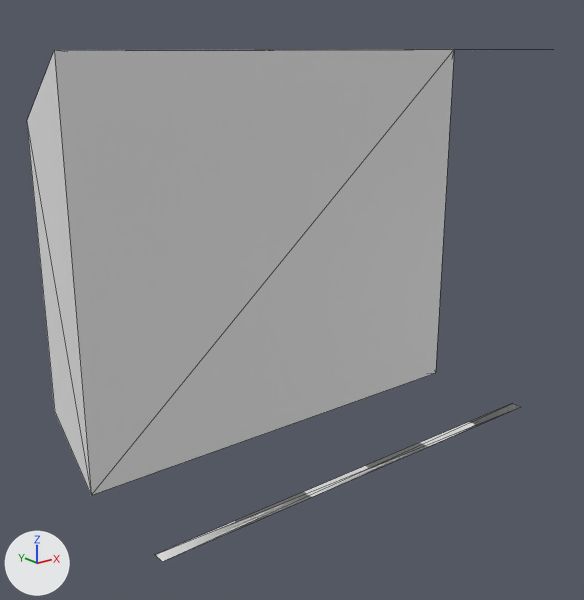
Two versions of the glTF model app/public/models/Walkway_Straight.glb, one commit apart.
Rendered twice from a 50 mm lens placed at (-428.0, -537.0, 169.0), pointed at (-19.0, -26.0, -35.0). Every picture has the same lights, and +X, +Y and +Z are marked at lower left. Mesh edges are drawn as thin lines. Vertices at the same position are counted once.

The scene before the commit, as lines of its bpy script (objects in view):
```python
me_cube_008 = bpy.data.meshes.new('Cube.008')
me_cube_008.from_pydata(...)  # 16 vertices, 20 faces; spans x -200.0..200.0, y -110.0..60.0, z -167.0..167.0
ob_walkway_straight = bpy.data.objects.new('Walkway_Straight', me_cube_008)
ob_walkway_straight.location = (0.0, 0.0, 0.0)
```
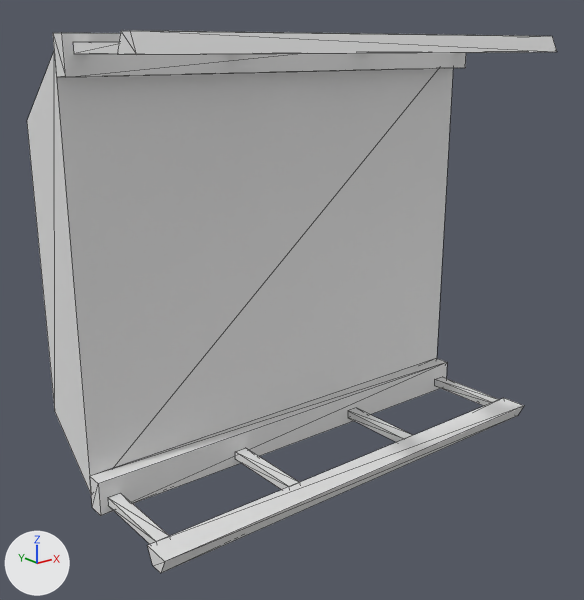
Changed parts and their boxes (x1, y1, x2, y2) in the pictures (584 x 600 px):
```json
{"object": "Walkway_Straight", "change": "reshaped", "before": [27, 49, 553, 562], "after": [27, 30, 557, 573]}
{"part": 1, "of": "me_cube_008", "change": "added", "after": [53, 33, 466, 77]}
{"part": 2, "of": "me_cube_008", "change": "added", "after": [90, 358, 447, 515]}
{"part": 3, "of": "me_cube_008", "change": "rebuilt", "before": [249, 49, 553, 51], "after": [117, 30, 557, 55]}
{"part": 4, "of": "me_cube_008", "change": "rebuilt", "before": [156, 403, 521, 562], "after": [147, 398, 524, 573], "on screen": "10% taller"}
{"part": 5, "of": "me_cube_008", "change": "built on", "before": [27, 52, 91, 493], "after": [27, 42, 499, 544]}
```

Scene script edits in JSON lines:
```json
{"block": "me_cube_008", "where": "# used by ob_walkway_straight; location = (0.0, 0.0, 0.0)"}
{"op": "remove", "block": "me_cube_008", "code": "me_cube_008.from_pydata(...)  # 16 vertices, 20 faces; spans x -200.0..200.0, y -110.0..60.0, z -167.0..167.0"}
{"op": "add", "block": "me_cube_008", "code": "me_cube_008.from_pydata(...)  # 104 vertices, 124 faces; spans x -200.0..200.0, y -113.0..60.0, z -178.0..178.0"}
{"block": "me_cube_008", "change": "me_cube_008 part 1: a new loose piece, a box spanning x -200.0..200.0, y -15.0..0.0, z 150.0..178.0"}
{"block": "me_cube_008", "change": "me_cube_008 part 2: a new loose piece, a box spanning x -200.0..200.0, y -15.0..0.0, z -178.0..-150.0"}
{"block": "me_cube_008", "change": "me_cube_008 part 3: the loose piece of 4 vertices spanning x -200.0..200.0, y -110.0..-100.0, z 167.0 is rebuilt with 8 vertices and now spans x -200.0..200.0, y -113.0..-89.0, z 165.0..178.0"}
{"block": "me_cube_008", "change": "me_cube_008 part 4: the loose piece of 4 vertices spanning x -200.0..200.0, y -110.0..-100.0, z -167.0 is rebuilt with 8 vertices and now spans x -200.0..200.0, y -113.0..-89.0, z -178.0..-165.0"}
{"block": "me_cube_008", "change": "me_cube_008 part 5"}
{"block": "me_cube_008", "change": "4 faces are deleted"}
{"block": "me_cube_008", "change": "32 vertices are added at x -193.0..182.0, y -93.0..-15.0, z -172.0..172.0"}
{"block": "me_cube_008", "change": "24 new vertices lie (11.0, 0.0, 0.0) away from vertices in x -193.0..182.0, y -93.0..-15.0, z -172.0..172.0"}
{"block": "me_cube_008", "change": "8 new vertices lie (12.0, 0.0, 0.0) away from vertices in x 58.0, y -93.0..-15.0, z -172.0..172.0"}
{"block": "me_cube_008", "change": "68 new faces join them"}
```
